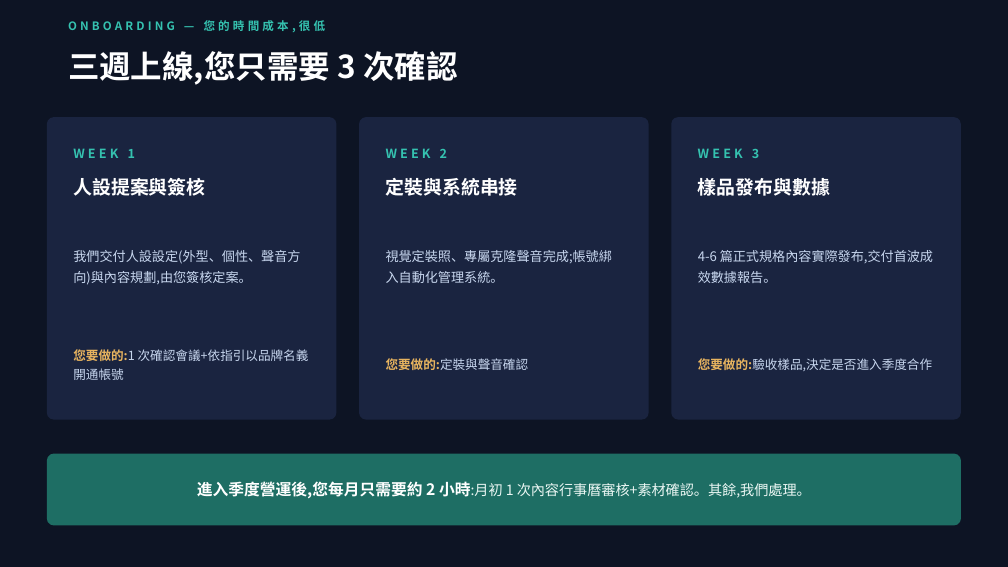
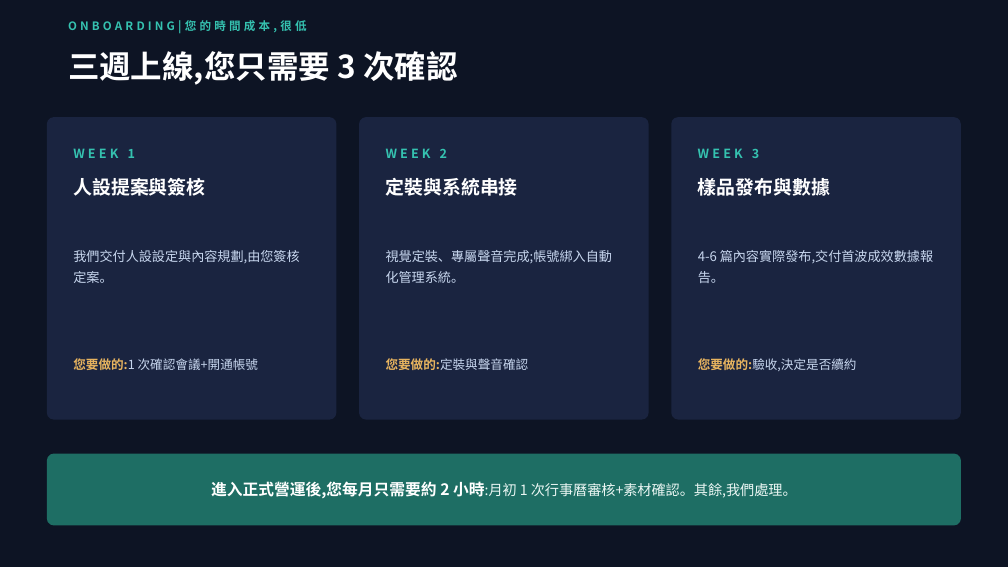
Before and after one commit to pennyhuang-oss/Virtual_KOL_Studio, a slide deck: slide 14 of business/數位人KOL-對外提案簡報.pptx (slide 13 before the commit). Drawn at 1008x567 pixels with LibreOffice and Linux fonts; fonts in the diff are those of the drawing. Boxes give left, top, right and bottom in pixels: in the first picture for what was removed or moved away, otherwise in the second. Text is boxed around its words. In the diff, an @@ line names an element or a change of style, - is before the commit and + after.

```diff
--- a/business/數位人KOL-對外提案簡報.pptx
+++ b/business/數位人KOL-對外提案簡報.pptx
@@ text at [103, 18, 306, 34]: text changed @@
-ONBOARDING — 您的時間成本,很低
+ONBOARDING|您的時間成本,很低
@@ text at [73, 250, 299, 283]: text changed @@
-我們交付人設設定(外型、個性、聲音方向)與內容規劃,由您簽核定案。
+我們交付人設設定與內容規劃,由您簽核定案。
@@ text at [386, 250, 612, 283]: text changed @@
-視覺定裝照、專屬克隆聲音完成;帳號綁入自動化管理系統。
+視覺定裝、專屬聲音完成;帳號綁入自動化管理系統。
@@ text at [698, 250, 933, 283]: text changed @@
-4-6 篇正式規格內容實際發布,交付首波成效數據報告。
+4-6 篇內容實際發布,交付首波成效數據報告。
@@ text at [73, 358, 258, 370]: text changed @@
-您要做的:1 次確認會議+依指引以品牌名義開通帳號
+您要做的:1 次確認會議+開通帳號
@@ text at [698, 358, 857, 371]: text changed @@
-您要做的:驗收樣品,決定是否進入季度合作
+您要做的:驗收,決定是否續約
@@ text at [211, 481, 797, 498]: text changed @@
-進入季度營運後,您每月只需要約 2 小時:月初 1 次內容行事曆審核+素材確認。其餘,我們處理。
+進入正式營運後,您每月只需要約 2 小時:月初 1 次行事曆審核+素材確認。其餘,我們處理。
```
Also in this commit, not shown: 14 other slides changed, 1 slide added, 2 other files.
